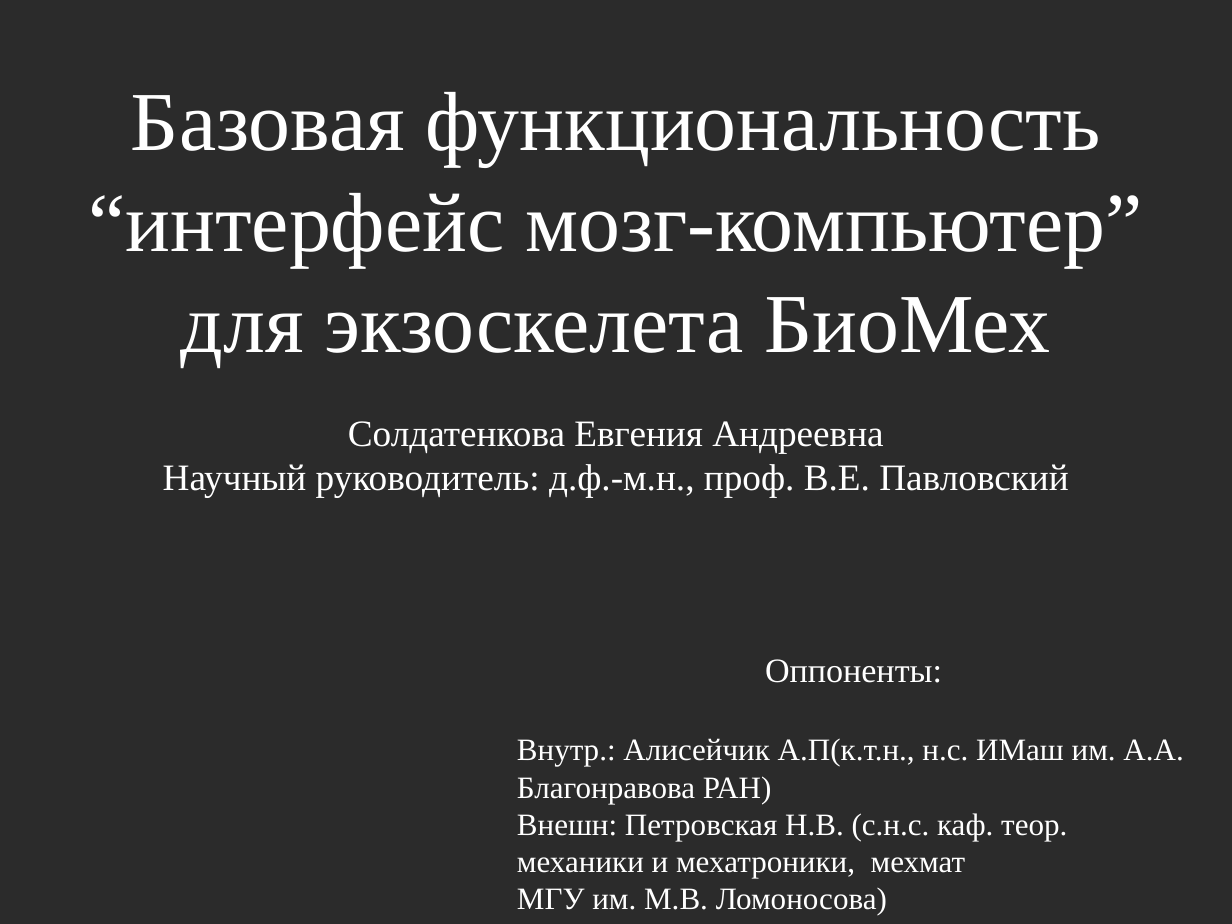
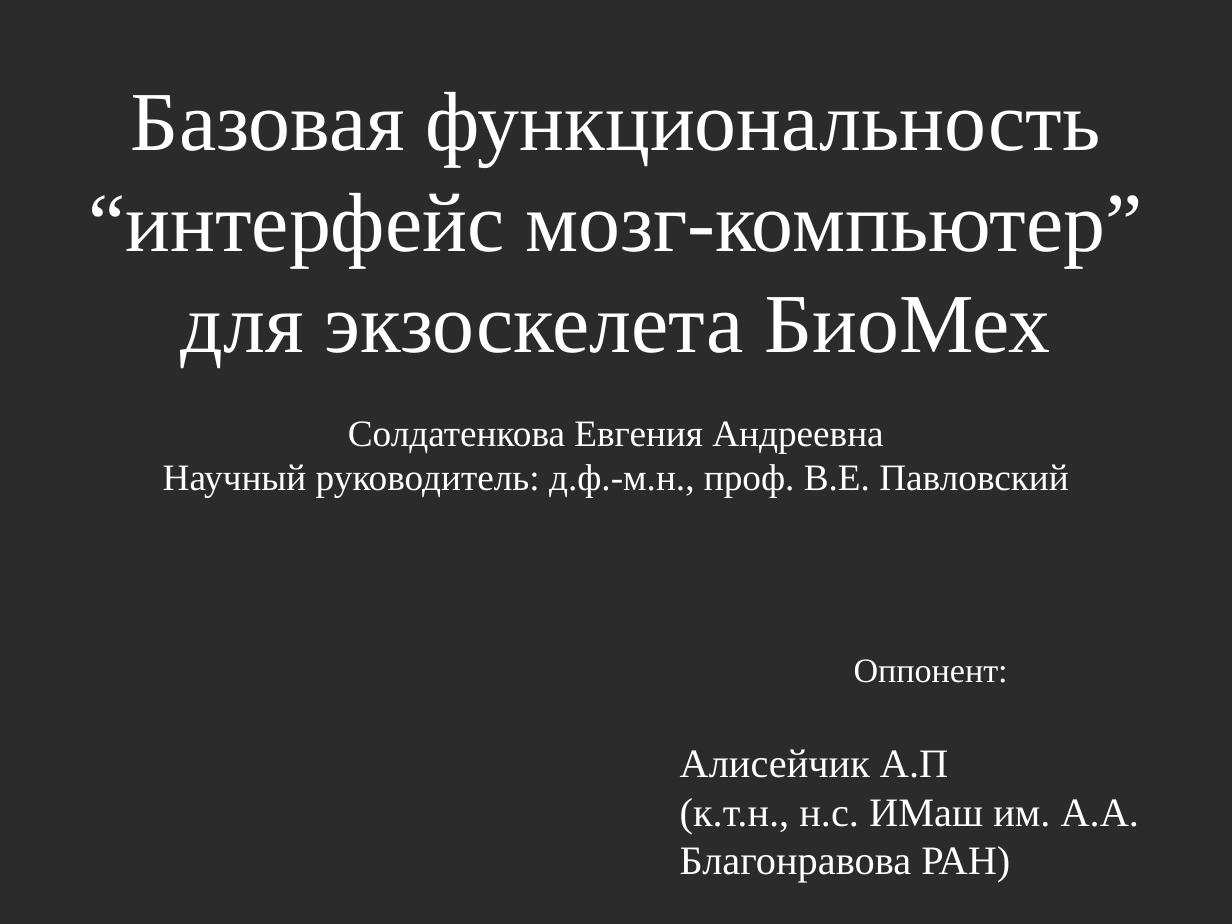
Before and after one commit to jbenua/Biomeh-BCI, a slide deck: slide 1 of pred.odp. Drawn at 1232x924 pixels with LibreOffice and Linux fonts; fonts in the diff are those of the drawing; background and template pictures are left out; a plain dark background stands for a picture behind light text. Boxes give left, top, right and bottom in pixels: in the first picture for what was removed or moved away, otherwise in the second. Text is boxed around its words. In the diff, an @@ line names an element or a change of style, - is before the commit and + after.

```diff
--- a/pred.odp
+++ b/pred.odp
@@ text at [680, 659, 1139, 882]: text changed; size 20 to 26 pt @@
-Оппоненты:
-Внутр.: Алисейчик А.П(к.т.н., н.с. ИМаш им. А.А. Благонравова РАН)
-Внешн: Петровская Н.В. (с.н.с. каф. теор. механики и мехатроники, мехмат
-МГУ им. М.В. Ломоносова)
+Оппонент:
+Алисейчик А.П
+(к.т.н., н.с. ИМаш им. А.А. Благонравова РАН)
```
Also in this commit, not shown: 8 other slides changed, 17 slides added, 3 slides removed, 14 other files.
